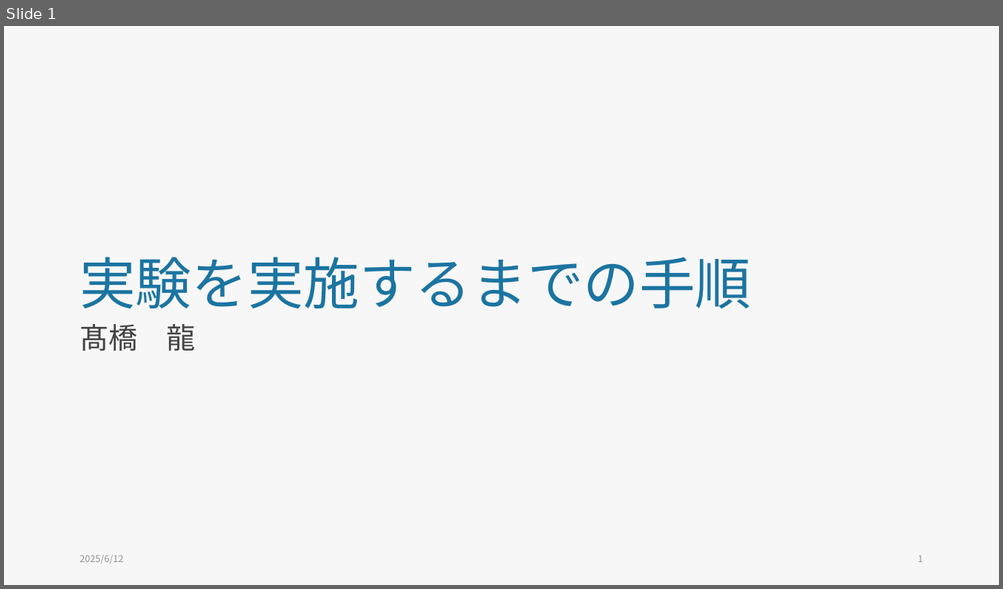
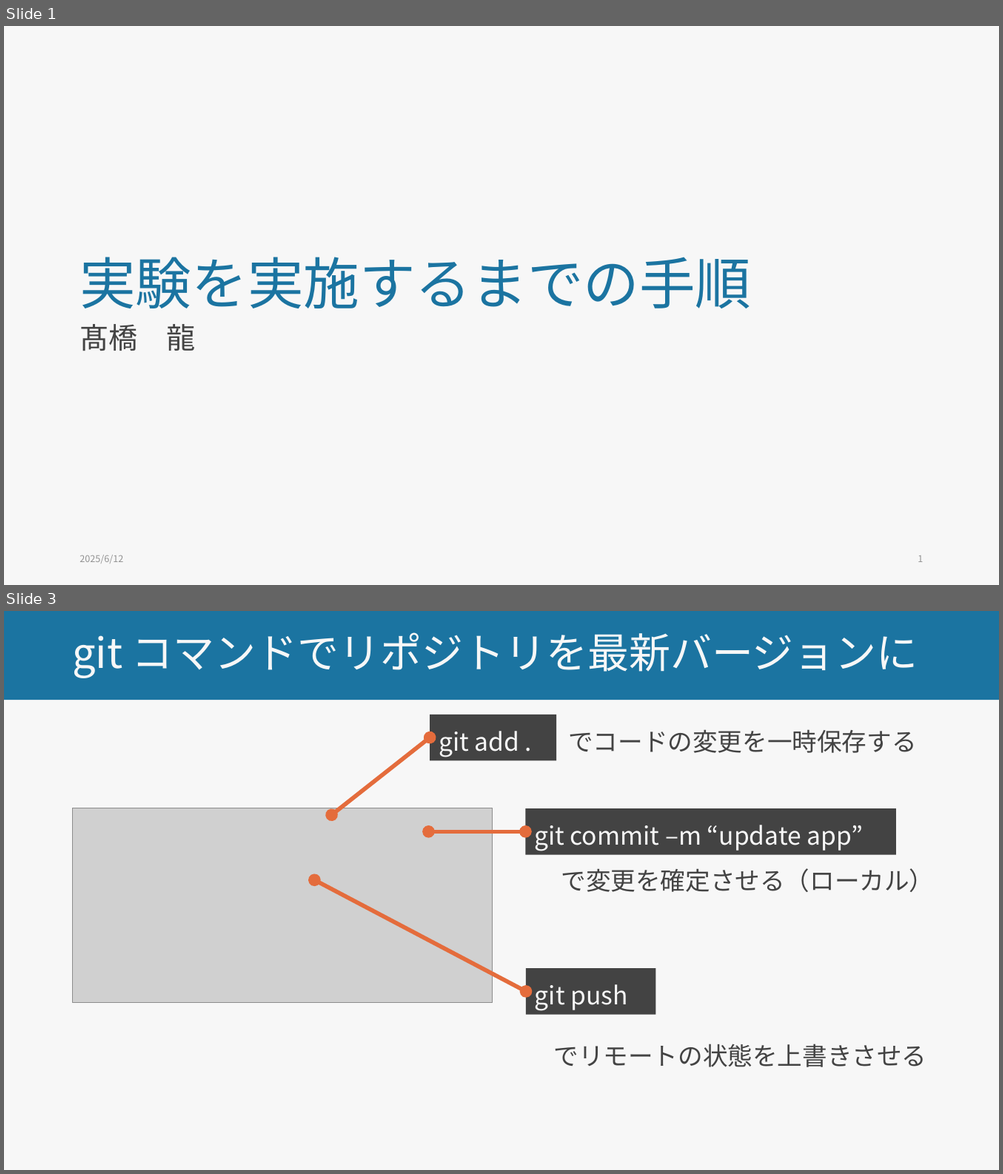
Before and after one commit to ryu-thakahashi/exp-psych-programs-25S, a slide deck: docs/lec_pptx/how_to_do_experiments.pptm. Shown one above the other, each under a label of ours: slide 1 before the commit, slides 1 and 3 after it; the slides between them are not shown. The pictures are 1003x589 and 1003x1174 pixels, drawn with LibreOffice and Linux fonts; fonts in the diff are those of the drawing; grey boxes stand for pictures. Boxes give left, top, right and bottom in pixels: in the first picture for what was removed or moved away, otherwise in the second. Text is boxed around its words. In the diff, an @@ line names an element or a change of style, - is before the commit and + after.

```diff
--- a/docs/lec_pptx/how_to_do_experiments.pptm
+++ b/docs/lec_pptx/how_to_do_experiments.pptm
@@ slide 3 added at (4,611,999,1170), background #F7F7F7 @@
@@ rectangle added at (4,611,999,700), fill #1B74A1 @@
@@ title added at (72,632,918,678), 40 pt, text #F7F7F7 @@
+git コマンドでリポジトリを最新バージョンに
@@ rectangle added at (430,715,557,761), fill #434343, 24 pt, text #F7F7F7 @@
+git add .
@@ double arrow added from (332, 815) to (430, 738), #E46C3C 4 pt @@
@@ text added at (568,729,916,753), 24 pt, text #434343 @@
+でコードの変更を一時保存する
@@ picture added at (73,808,492,1002) @@
@@ rectangle added at (526,809,896,855), fill #434343, 24 pt, text #F7F7F7 @@
+git commit –m “update app”
@@ double arrow added from (429, 832) to (526, 832), #E46C3C 4 pt @@
@@ text added at (560,869,933,892), 24 pt, text #434343 @@
+で変更を確定させる（ローカル）
@@ double arrow added from (314, 880) to (526, 991), #E46C3C 4 pt @@
@@ rectangle added at (526,968,655,1014), fill #434343, 24 pt, text #F7F7F7 @@
+git push
@@ text added at (553,1044,926,1068), 24 pt, text #434343 @@
+でリモートの状態を上書きさせる
```
Also in this commit, not shown: 1 slide changed, 10 other slides added, 4 slides removed, 5 other files.
